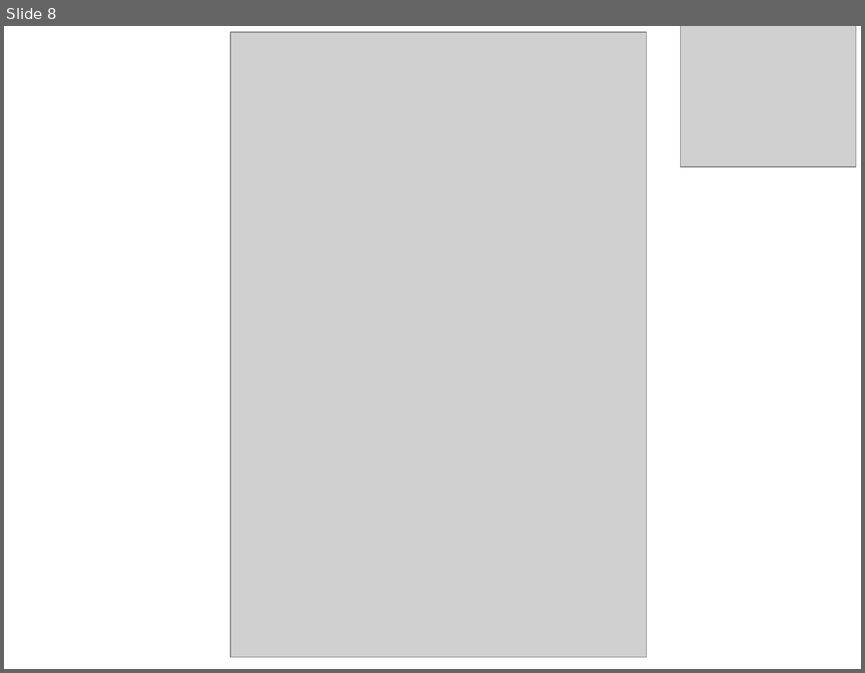
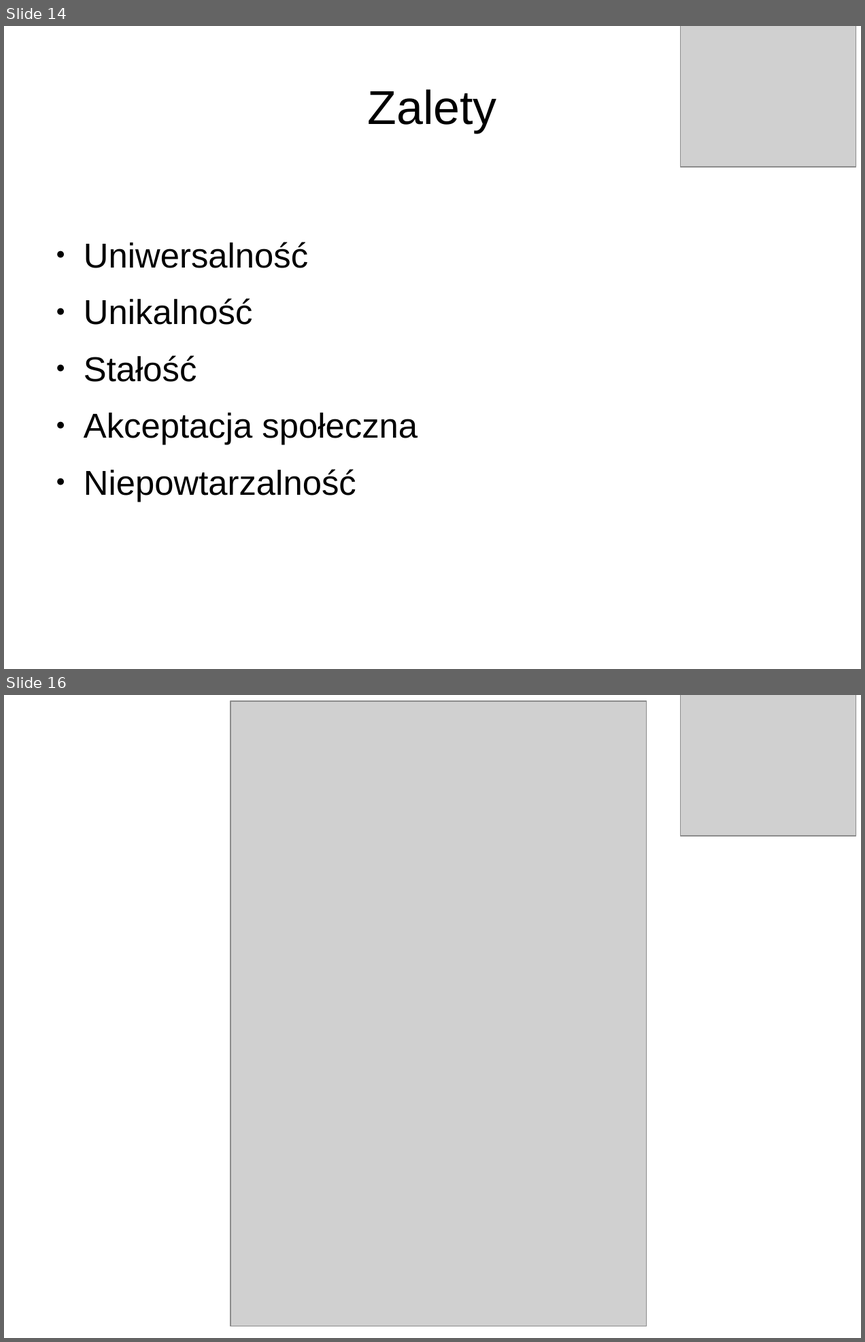
Before and after one commit to rozkminiacz/TouchDataAnalysisAndStuff, a slide deck: prezentacja/agh-kerma-szablon-cyjan.odp. Shown one above the other, each under a label of ours: slide 8 before the commit, slides 14 and 16 after it; the slides between them are not shown. The pictures are 865x673 and 865x1342 pixels, drawn with LibreOffice and Linux fonts; fonts in the diff are those of the drawing; grey boxes stand for pictures; background and template pictures are left out. Boxes give left, top, right and bottom in pixels: in the first picture for what was removed or moved away, otherwise in the second. Text is boxed around its words. In the diff, an @@ line names an element or a change of style, - is before the commit and + after.

```diff
--- a/prezentacja/agh-kerma-szablon-cyjan.odp
+++ b/prezentacja/agh-kerma-szablon-cyjan.odp
@@ slide 14 added at (4, 26, 861, 669), background picture (left out) @@
@@ picture added at (681, 26, 855, 167) @@
@@ title added at (368, 89, 497, 133), 44 pt, text #000000 @@
+Zalety
@@ text added at (84, 242, 417, 501), 32 pt, text #000000 @@
+● Uniwersalność
+● Unikalność
+● Stałość
+● Akceptacja społeczna
+● Niepowtarzalność
@@ what was slide 8 is now slide 16 @@
```
Also in this commit, not shown: 7 other slides added, 32 other files.
